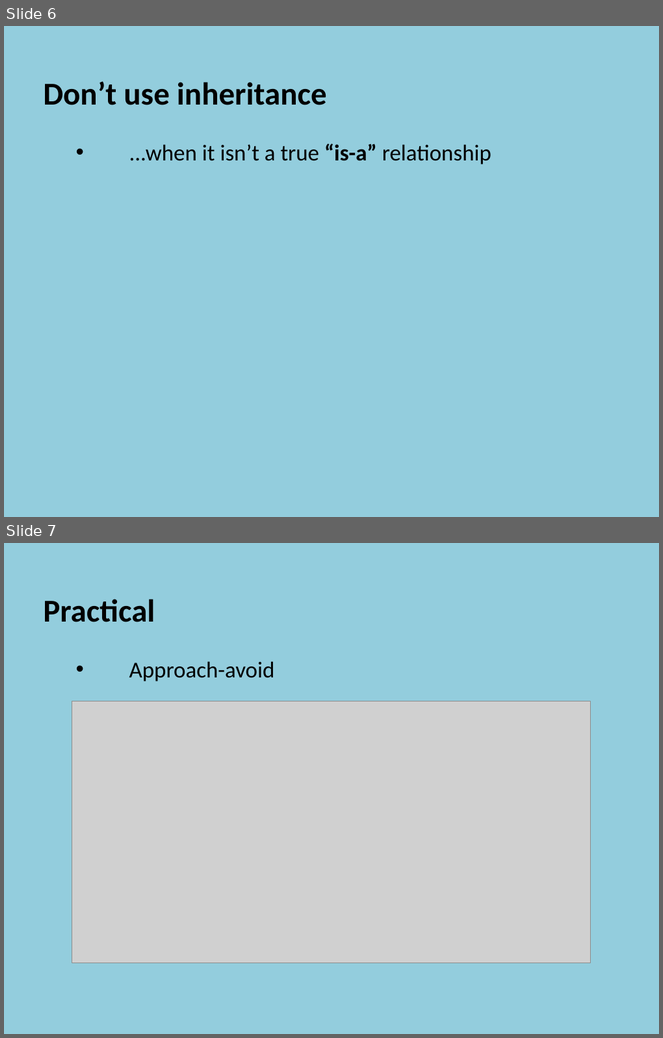
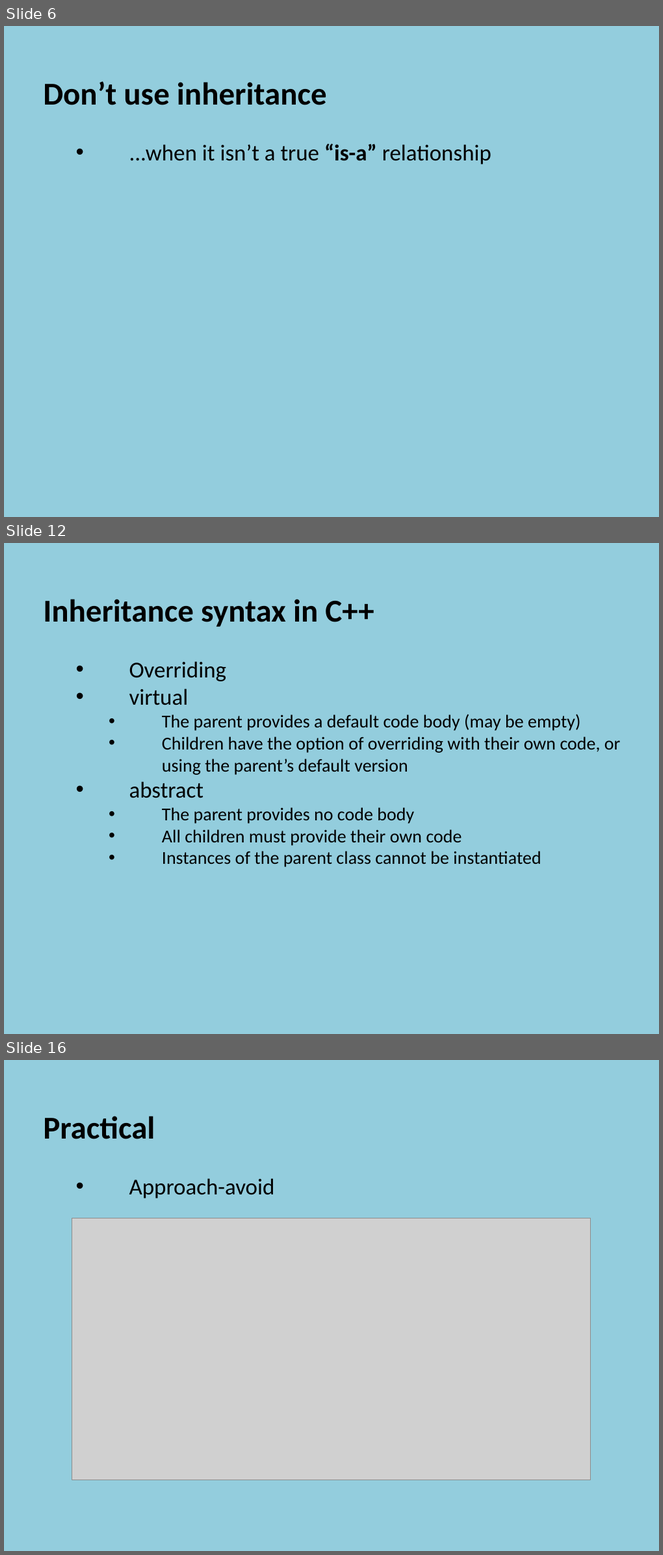
Before and after one commit to szetko/course-materials, a slide deck: Programming 4/10.1 Inheritance Approach & Avoid/10.1 Inheritance Approach and Avoid.pptx. Shown one above the other, each under a label of ours: slides 6 and 7 before the commit, slides 6, 12 and 16 after it; the slides between them are not shown. The pictures are 663x1038 and 663x1555 pixels, drawn with LibreOffice and Linux fonts; fonts in the diff are those of the drawing; grey boxes stand for pictures. Boxes give left, top, right and bottom in pixels: in the first picture for what was removed or moved away, otherwise in the second. Text is boxed around its words. In the diff, an @@ line names an element or a change of style, - is before the commit and + after.

Commit message:
Update 10.1 Inheritance...

```diff
--- a/Programming 4/10.1 Inheritance Approach & Avoid/10.1 Inheritance Approach and Avoid.pptx
+++ b/Programming 4/10.1 Inheritance Approach & Avoid/10.1 Inheritance Approach and Avoid.pptx
@@ slide 12 added at (4,543,659,1034), background #93CDDD @@
@@ text added at (43,599,621,867), 20 pt, text #000000 @@
+  Inheritance syntax in C++
+    • Overriding
+    • virtual
+      • The parent provides a default code body (may be empty)
+      • Children have the option of overriding with their own code, or using the parent’s default version
+    • abstract
+      • The parent provides no code body
+      • All children must provide their own code
+      • Instances of the parent class cannot be instantiated
@@ what was slide 7 is now slide 16 @@
```
Also in this commit, not shown: 1 slide changed, 9 other slides added.
